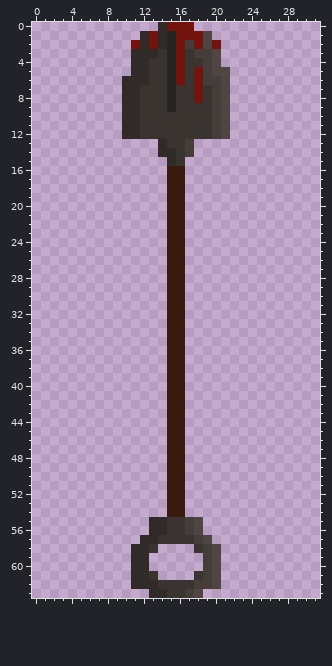
A pixel-art sprite gets an edit: Assets/Models/shovel.png. This is how it looked before the edit.
The file is 32x64 pixels. Colours within 5 levels of each other are drawn and written as one.
The result:
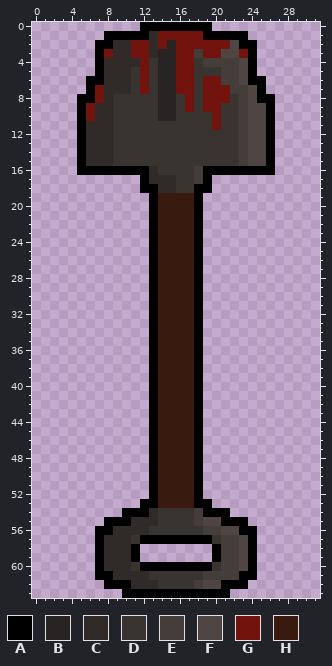
Palette (. is transparent): A #000000  B #282423  C #302b29  D #3a3431  E #443d3a  F #4f4643  G #72140d  H #381b0e
Message: updated the shovel texture and added the first of the grave textures
From old to new:
Changed rows in their new state; - is an unchanged pixel.
first column x 5:
 0 -------AAAAAAAA-------
 1 ---AAAAACGG---AAAAA---
 2 --AACC-GCG--G-G-GFAA--
 3 --AGCCGG-B--G-GGFFGA--
 4 --ACCC-G-B--G--EEEFA--
 5 --ACCCDG-B--GDDDEEFA--
 6 -AACC-DG-B--GDGGEEFAA-
 7 -AGCC-DG-B-GGDGGGEEFA-
 8 AAGCDDD--B--GDGGGDEFAA
 9 AGCCDDD--B--G-GGDDEFFA
10 AGCCDDD--BB----GDDEFFA
11 ACCCDDD--------GDDEFFA
12 ACCCDDD--------DDDEFFA
13 ACCCDDDDDD--DDDDDDEFFA
14 ACCCDDDDDDD-DDDDDDEFFA
15 ACCCDDDDDDD-DDDDDDEFFA
16 AAAAAAAACDDDDEAAAAAAAA
17 -------ACCCDDEA-------
18 -------AACCDDAA-------
19 --------AH--HA--------
20 --------AH--HA--------
21 --------AH--HA--------
22 --------AH--HA--------
23 --------AH--HA--------
24 --------AH--HA--------
25 --------AH--HA--------
26 --------AH--HA--------
27 --------AH--HA--------
28 --------AH--HA--------
29 --------AH--HA--------
30 --------AH--HA--------
31 --------AH--HA--------
32 --------AH--HA--------
33 --------AH--HA--------
34 --------AH--HA--------
35 --------AH--HA--------
36 --------AH--HA--------
37 --------AH--HA--------
38 --------AH--HA--------
39 --------AH--HA--------
40 --------AH--HA--------
41 --------AH--HA--------
42 --------AH--HA--------
43 --------AH--HA--------
44 --------AH--HA--------
45 --------AH--HA--------
46 --------AH--HA--------
47 --------AH--HA--------
48 --------AH--HA--------
49 --------AH--HA--------
50 --------AH--HA--------
51 --------AH--HA--------
52 --------AH--HA--------
53 -------AAH--HAA-------
54 -----AAACDDDDEAAA-----
55 ---AAACC-D--DEFFAAA---
56 --AACCCCDD--DDEEFFAA--
57 --ACCCDAAAAAAAADEEFA--
58 --ACCCA..----..AEEFA--
59 --ACCCA.------.AEEFA--
60 --ACCCDAAAAAAAADEEFA--
61 --AACC---DDDD--EEEAA--
62 ---AAA--------F-AAA---
63 -----AAAAAAAAAAAA-----
